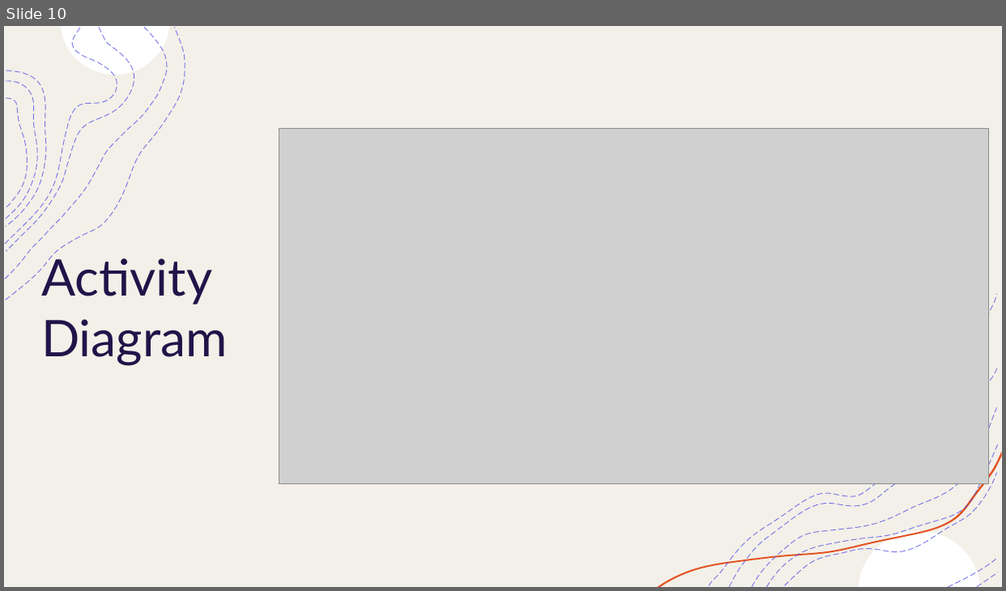
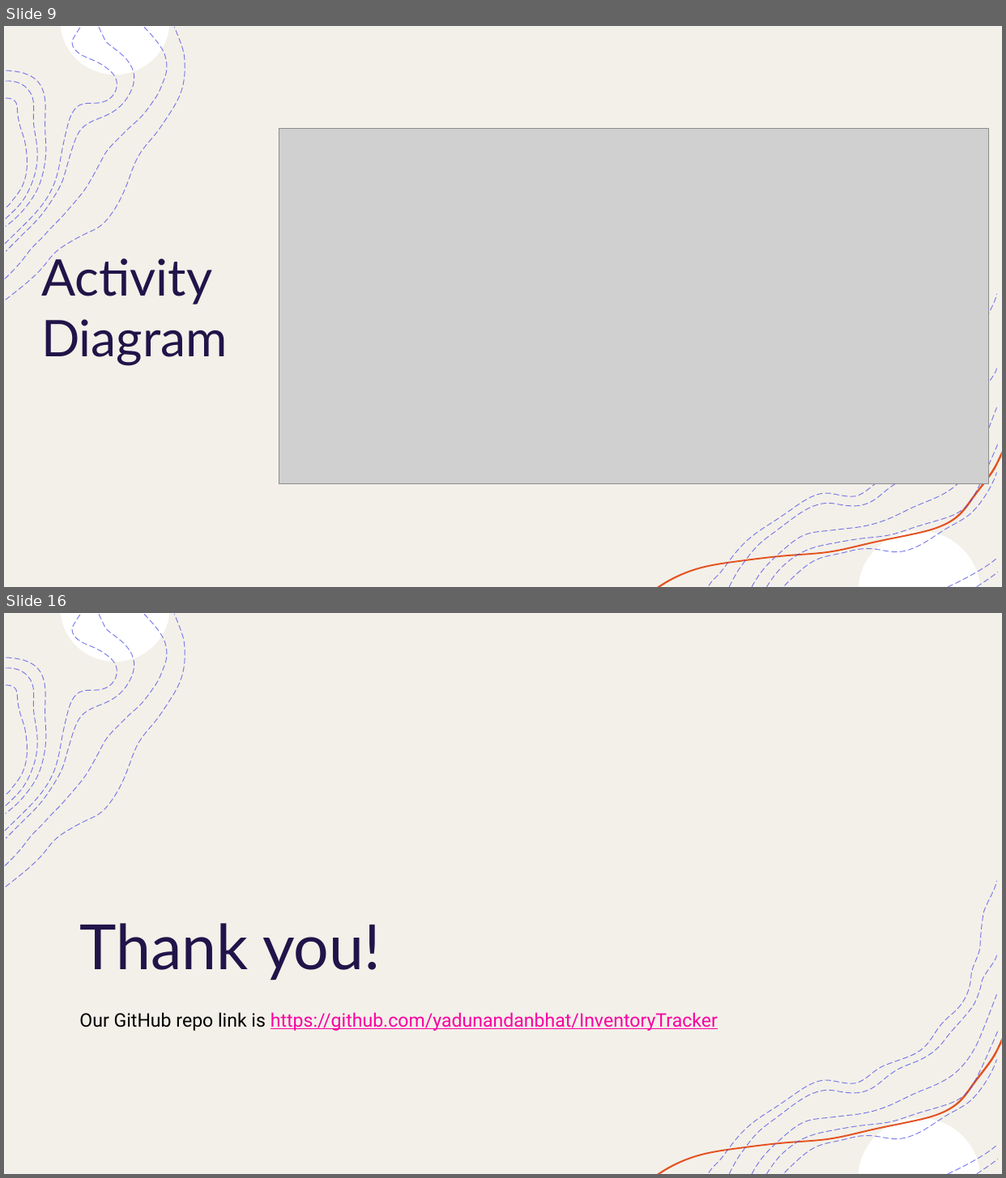
Before and after one commit to yadunandanbhat/InventoryTracker, a slide deck: Inventory Tracker.pptx. Shown one above the other, each under a label of ours: slide 10 before the commit, slides 9 and 16 after it; the slides between them are not shown. The pictures are 1006x591 and 1006x1178 pixels, drawn with LibreOffice and Linux fonts; fonts in the diff are those of the drawing; grey boxes stand for pictures. Boxes give left, top, right and bottom in pixels: in the first picture for what was removed or moved away, otherwise in the second. Text is boxed around its words. In the diff, an @@ line names an element or a change of style, - is before the commit and + after.

```diff
--- a/Inventory Tracker.pptx
+++ b/Inventory Tracker.pptx
@@ slide 16 added at <box>4,613,1002,1174</box>, background #FFFFFF; not listed: 18 template elements that a slide beside it also shows @@
@@ title added at <box>79,923,381,981</box>, 60 pt, text #201449 @@
+Thank you!
@@ text added at <box>79,1012,718,1031</box>, 18 pt, text #F900A0, underline @@
+Our GitHub repo link is https://github.com/yadunandanbhat/InventoryTracker
@@ what was slide 10 is now slide 9 @@
```
Also in this commit, not shown: 8 slides changed, 3 other slides added, 3 slides removed, 4 other files.
